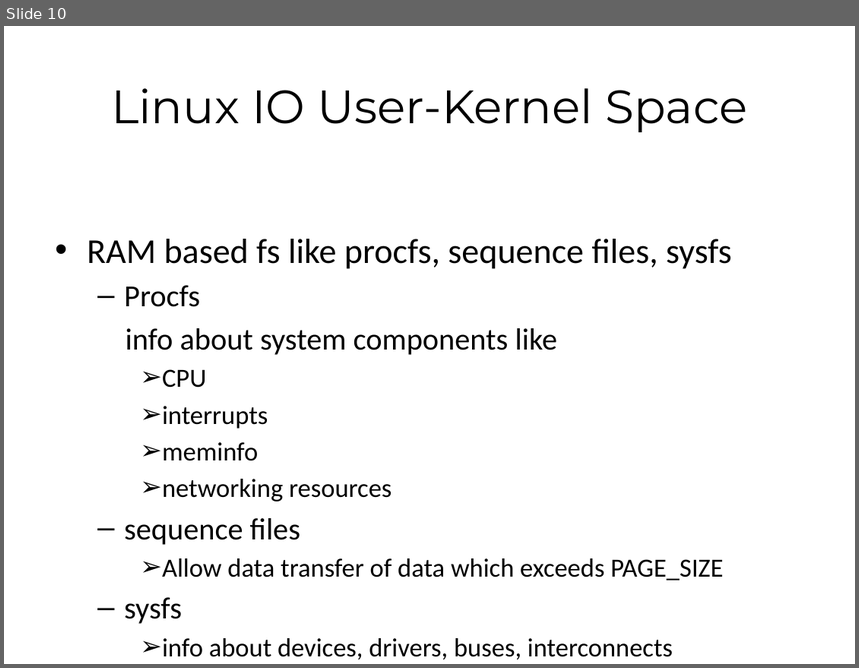
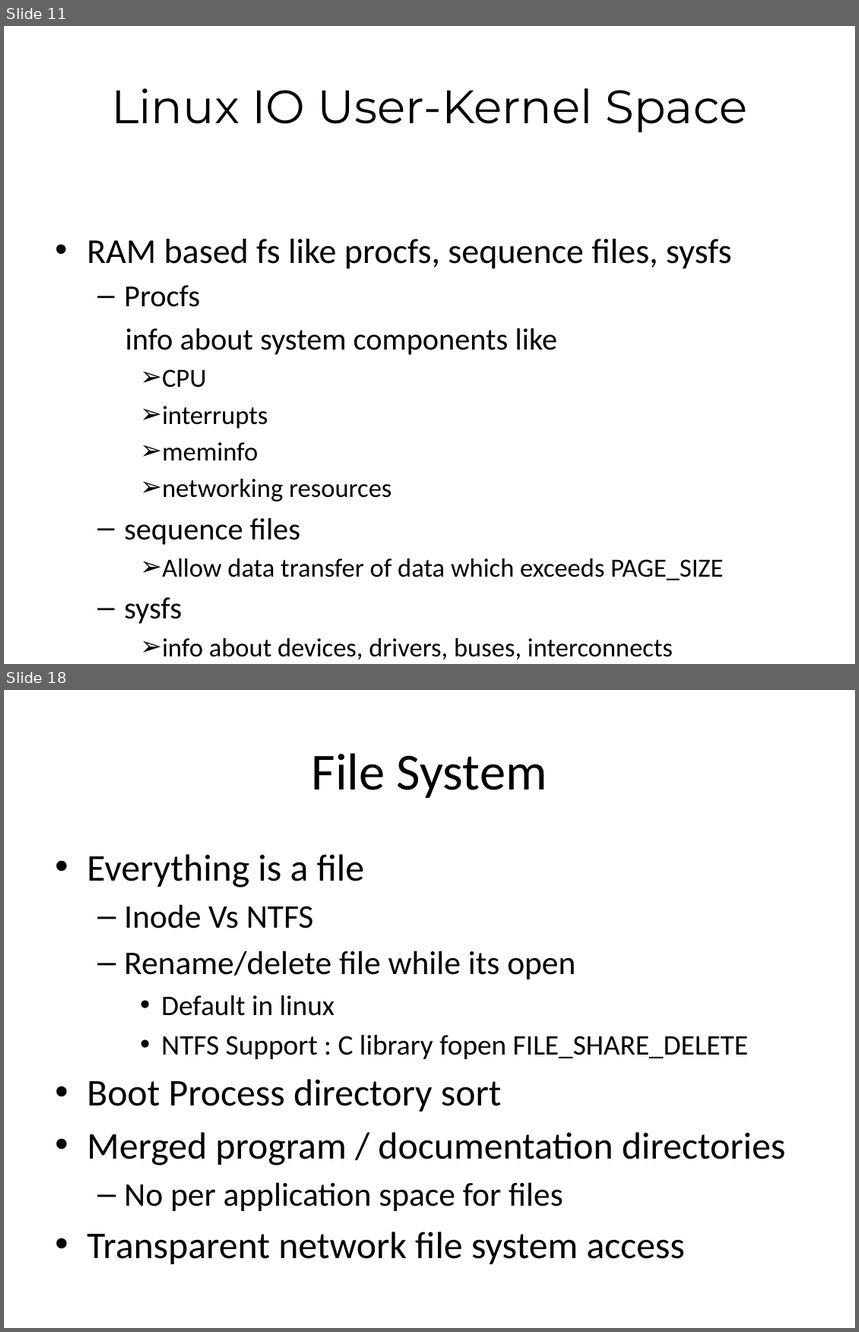
Before and after one commit to shyamrajendran/OS_MPS, a slide deck: 4th_credit/survey.pptx. Shown one above the other, each under a label of ours: slide 10 before the commit, slides 11 and 18 after it; the slides between them are not shown. The pictures are 859x668 and 859x1332 pixels, drawn with LibreOffice and Linux fonts; fonts in the diff are those of the drawing. Boxes give left, top, right and bottom in pixels: in the first picture for what was removed or moved away, otherwise in the second. Text is boxed around its words. In the diff, an @@ line names an element or a change of style, - is before the commit and + after.

```diff
--- a/4th_credit/survey.pptx
+++ b/4th_credit/survey.pptx
@@ slide 18 added at <box>4,690,855,1328</box>, background #FFFFFF @@
@@ title added at <box>312,753,547,798</box>, 44 pt, text #000000 @@
+File System
@@ text added at <box>87,854,785,1265</box>, 32 pt, text #000000 @@
+• Everything is a file
+  – Inode Vs NTFS
+  – Rename/delete file while its open
+    • Default in linux
+    • NTFS Support : C library fopen FILE_SHARE_DELETE
+• Boot Process directory sort
+• Merged program / documentation directories
+  – No per application space for files
+• Transparent network file system access
@@ what was slide 10 is now slide 11 @@
```
Also in this commit, not shown: 7 other slides added.
